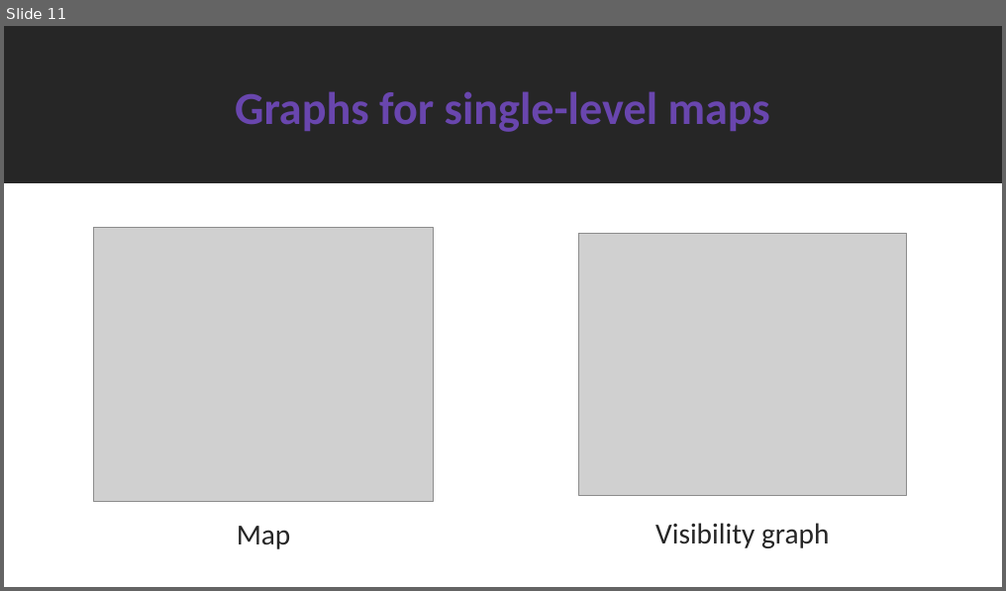
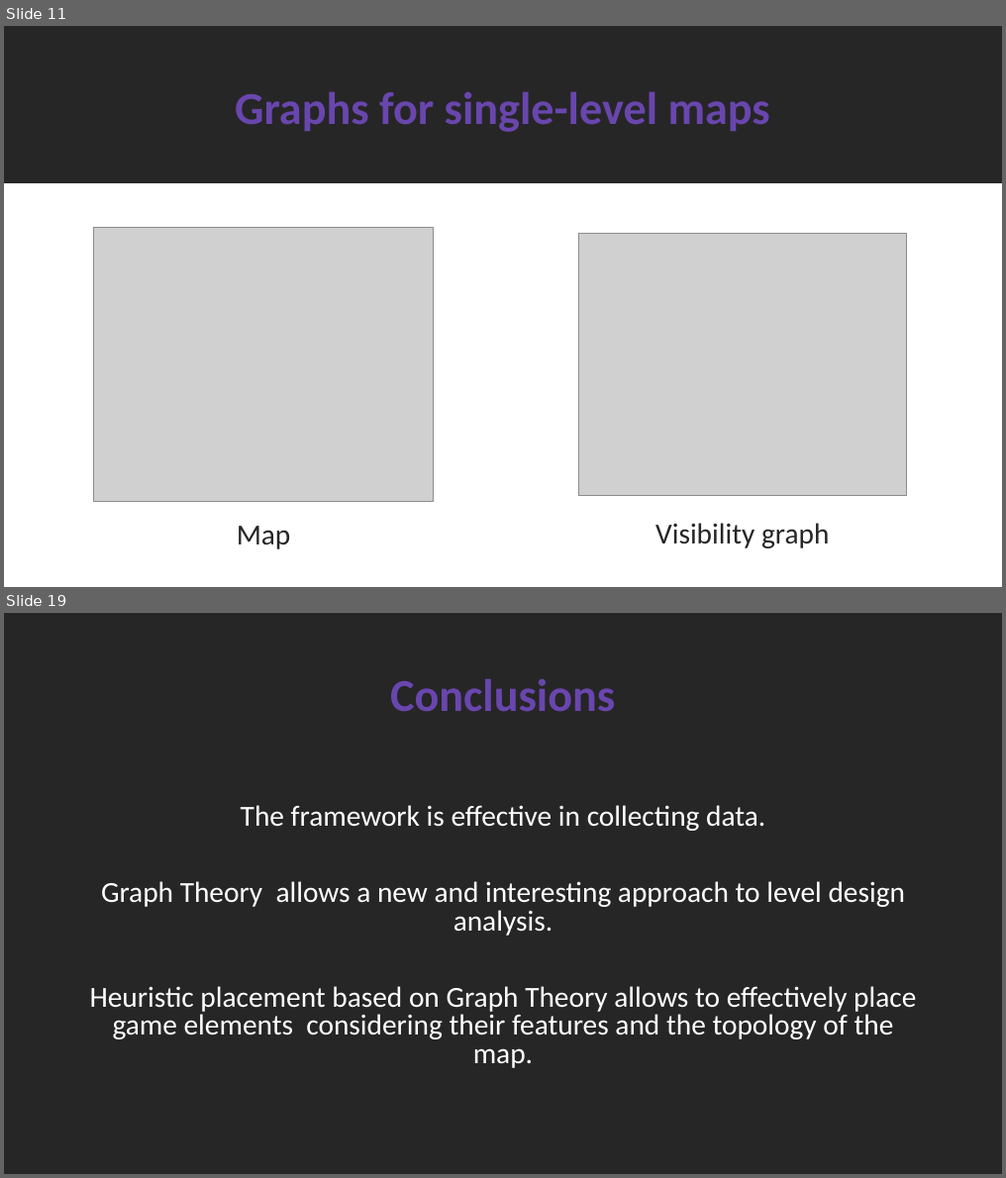
Before and after one commit to SimoDedo/ProjectArena, a slide deck: Presentation/An Online Framework for User-Based Analysis of Maps in First Person Shooters.pptx. Shown one above the other, each under a label of ours: slide 11 before the commit, slides 11 and 19 after it; the slides between them are not shown. The pictures are 1006x591 and 1006x1178 pixels, drawn with LibreOffice and Linux fonts; fonts in the diff are those of the drawing; grey boxes stand for pictures. Boxes give left, top, right and bottom in pixels: in the first picture for what was removed or moved away, otherwise in the second. Text is boxed around its words. In the diff, an @@ line names an element or a change of style, - is before the commit and + after.

```diff
--- a/Presentation/An Online Framework for User-Based Analysis of Maps in First Person Shooters.pptx
+++ b/Presentation/An Online Framework for User-Based Analysis of Maps in First Person Shooters.pptx
@@ slide 19 added at (x1=4, y1=613, x2=1002, y2=1174), background #262626 @@
@@ title added at (x1=390, y1=678, x2=615, y2=712), 44 pt, text #6946AE, bold @@
+Conclusions
@@ text added at (x1=90, y1=805, x2=916, y2=1068), 28 pt, text #FFFFFF @@
+The framework is effective in collecting data.
+Graph Theory allows a new and interesting approach to level design analysis.
+Heuristic placement based on Graph Theory allows to effectively place game elements considering their features and the topology of the map.
```
Also in this commit, not shown: 5 slides changed, 7 other slides added, 15 other files.
